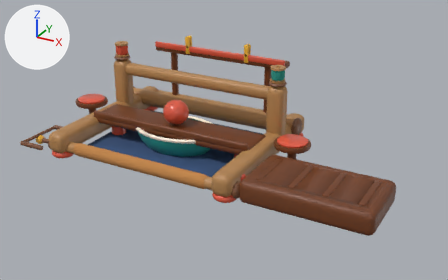
A saved change to the glTF model public/models/loom.glb.
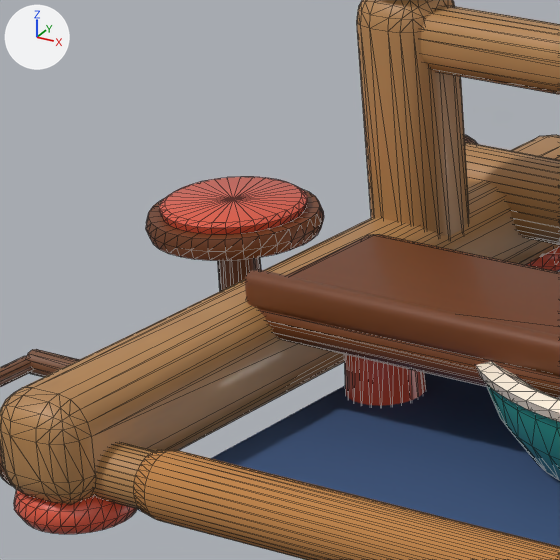
The first picture shows the older version from a 50 mm lens placed at (0.427, -0.645, 0.35), pointed at (0.076, -0.007, 0.032). The close-ups show the older and then the newer version on the part from 11% to 34% of the width and 22% to 58% of the height of that picture. Only the edits that show in the close-ups are written down. Arrows for +X, +Y and +Z are at upper left; the lights stay in place. The close-ups show mesh edges as thin lines. Where no turn or scale is listed for an object, it has been applied to the vertices. Vertices at exactly the same position are counted once.

The first close-up shows 'BackBeam', 'Bed', 'ClothWrap', 'FootLFront', 'HeddleBar', 'PerchL', 'PerchLegL', 'PerchPadL', 'PostL', 'RailL', 'ShelfLegL', 'ShelfLip', 'ShelfTop' and 8 more.
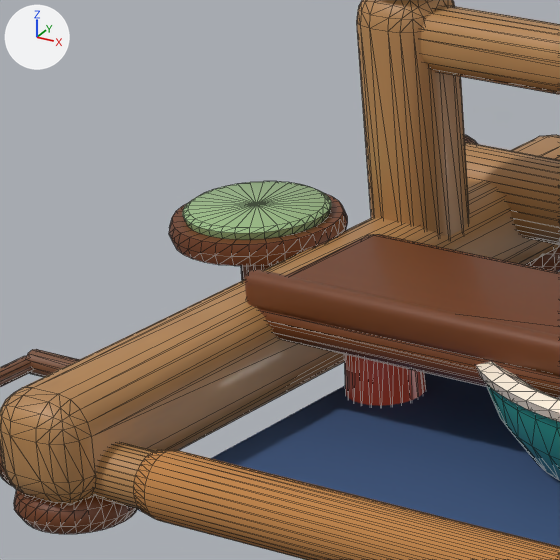
The change, as JSON lines over the scene's bpy script:
```json
{"op": "add", "block": "mat_paintsage", "code": ["mat_paintsage = principled_material('PaintSage')", "mat_paintsage.base_color = (0.332, 0.521, 0.238)  # green #9cbf86", "mat_paintsage.roughness = 0.45", "mat_paintsage.coat_weight = 0.3"]}
{"block": "me_footlfront", "where": "me_footlfront.from_pydata(...)  # 114 vertices, 224 faces; spans x -0.1385..-0.1075, y -0.1035..-0.0725, z 0.0..0.009"}
{"block": "me_footlfront", "where": "# used by ob_footlfront; location = (0.0, 0.0, 0.0)"}
{"block": "me_footlfront", "change": "me_footlfront part 1: 224 faces spanning x -0.1385..-0.1075, y -0.1035..-0.0725, z 0.0..0.009 switch from mat_painttomato (red #e2563b) to mat_walnutwood"}
{"block": "me_perchl", "where": "# used by ob_perchl; location = (0.0, 0.0, 0.0)"}
{"op": "remove", "block": "me_perchl", "code": "me_perchl.from_pydata(...)  # 98 vertices, 192 faces; spans x -0.1835..-0.1365, y -0.0055..0.0415, z 0.031..0.037"}
{"op": "add", "block": "me_perchl", "code": "me_perchl.from_pydata(...)  # 98 vertices, 192 faces; spans x -0.1755..-0.1285, y -0.0055..0.0415, z 0.031..0.037"}
{"block": "me_perchl", "change": "me_perchl part 2: the whole mesh is moved by (0.008, 0.0, 0.0)"}
{"block": "me_perchlegl", "where": "# used by ob_perchlegl; location = (0.0, 0.0, 0.0)"}
{"op": "remove", "block": "me_perchlegl", "code": "me_perchlegl.from_pydata(...)  # 34 vertices, 64 faces; spans x -0.166..-0.154, y 0.012..0.024, z 0.0..0.031"}
{"op": "add", "block": "me_perchlegl", "code": "me_perchlegl.from_pydata(...)  # 34 vertices, 64 faces; spans x -0.158..-0.146, y 0.012..0.024, z 0.0..0.031"}
{"block": "me_perchlegl", "change": "me_perchlegl part 3: the whole mesh is moved by (0.008, 0.0, 0.0)"}
{"block": "me_perchpadl", "where": "# used by ob_perchpadl; location = (0.0, 0.0, 0.0)"}
{"op": "remove", "block": "me_perchpadl", "code": "me_perchpadl.from_pydata(...)  # 98 vertices, 192 faces; spans x -0.1795..-0.1405, y -0.0015..0.0375, z 0.037..0.04"}
{"op": "remove", "block": "me_perchpadl", "code": "me_perchpadl.materials.append(mat_painttomato)  # red #e2563b"}
{"op": "add", "block": "me_perchpadl", "code": "me_perchpadl.from_pydata(...)  # 98 vertices, 192 faces; spans x -0.1715..-0.1325, y -0.0015..0.0375, z 0.037..0.04"}
{"block": "me_perchpadl", "change": "me_perchpadl part 4: the whole mesh is moved by (0.008, 0.0, 0.0)"}
{"op": "add", "block": "me_perchpadl", "code": "me_perchpadl.materials.append(mat_paintsage)  # green #9cbf86"}
```

What differs and where, as boxes (x1, y1, x2, y2) in the close-ups (560 x 560 px):
```json
{"object": "PerchPadL", "change": "moved, recoloured", "before": [159, 177, 308, 234], "after": [183, 181, 331, 240], "on screen": "red to green"}
{"object": "PerchL", "change": "moved", "before": [146, 189, 324, 261], "after": [169, 193, 348, 266]}
{"object": "PerchLegL", "change": "moved", "before": [218, 257, 261, 291], "after": [241, 263, 278, 281], "on screen": "mostly hidden afterwards"}
{"part": 1, "of": "me_footlfront", "change": "recoloured", "before": [14, 490, 137, 534], "after": [14, 490, 137, 534]}
```
